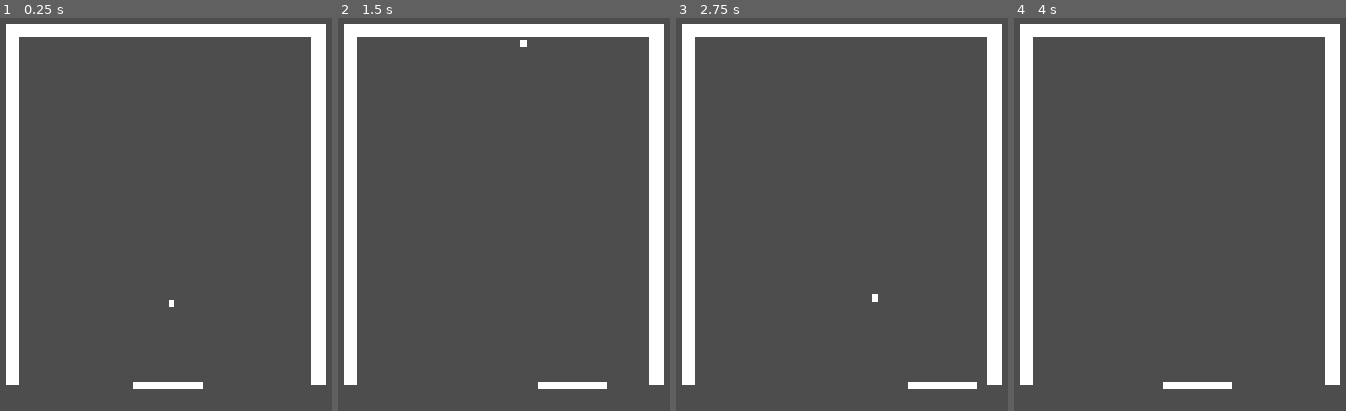
Above: before the commit, frames 1-4 (left to right).
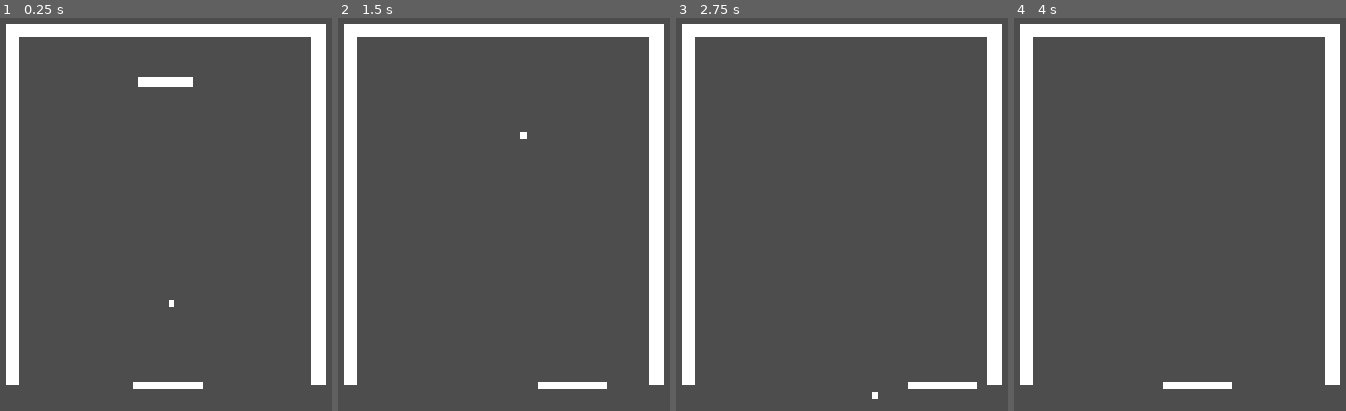
Above: after the commit, the same moments.

Repository: Gladorf/godot-breakout
Game: Godot game, scene res://main.tscn
Two runs of this game, one before a commit and one after it. Both use one fixed random seed, a clock stepped at 60 frames per second and the inputs below. The project has no main scene, so this scene is started directly.
Inputs:
- Up to frame 1 (0.25 s): no input
- Up to frame 2 (1.5 s): tap Enter at 0.5 s; hold Right (move_right) 0.53-1.28 s; hold Left (move_left) from 1.28 s (still down)
- Up to frame 3 (2.75 s): release Left (move_left) at 2.03 s; hold Right (move_right) from 2.03 s (still down)
- Up to frame 4 (4 s): tap Space at 3.5 s; release Right (move_right) at 3.53 s; hold Left (move_left) from 3.53 s (still down)

The runs differ from the first frame. In frame 1, 0.4% of the frame differs, in the area x 41-59%, y 15-18%; in frame 2, less than 0.1%; in frame 3, less than 0.1%; in frame 4, nothing differs.

Commit message:
Destruction de brick

Diff:
--- a/ball.gd
+++ b/ball.gd
@@ -7,3 +7,6 @@
 	var collision = move_and_collide(velocity*delta)
 	if collision:
 		velocity = velocity.bounce(collision.get_normal())
+		var collider = collision.get_collider()
+		if collider.has_method("destroy"):
+			collider.destroy()
--- /dev/null
+++ b/brick.gd
@@ -0,0 +1,4 @@
+extends StaticBody2D
+
+func destroy():
+	queue_free()
--- a/main.tscn
+++ b/main.tscn
@@ -2,8 +2,11 @@
 
 [ext_resource type="Script" uid="uid://y8rr517w3cso" path="res://paddle.gd" id="1_ig7tw"]
 [ext_resource type="Script" uid="uid://bqb5tut0ngoia" path="res://ball.gd" id="2_0xm2m"]
+[ext_resource type="Script" uid="uid://e1mp7psevxjx" path="res://brick.gd" id="3_h2yge"]
 
 [sub_resource type="RectangleShape2D" id="RectangleShape2D_7dm0k"]
+
+[sub_resource type="RectangleShape2D" id="RectangleShape2D_2golg"]
 
 [node name="Game" type="Node2D" unique_id=4718652]
 
@@ -56,3 +59,14 @@
 
 [node name="Polygon2D" type="Polygon2D" parent="Ball" unique_id=718086381]
 polygon = PackedVector2Array(5, 5, 5, -5, -5, -5, -5, 5)
+
+[node name="Brick" type="StaticBody2D" parent="." unique_id=122034715]
+position = Vector2(566, 127)
+script = ExtResource("3_h2yge")
+
+[node name="Polygon2D" type="Polygon2D" parent="Brick" unique_id=372326501]
+polygon = PackedVector2Array(-40, -7, 40, -7, 40, 7, -40, 7)
+
+[node name="CollisionShape2D" type="CollisionShape2D" parent="Brick" unique_id=1820624083]
+scale = Vector2(4, 0.7)
+shape = SubResource("RectangleShape2D_2golg")
Not shown, added: brick.gd.uid
Not shown, removed: AGENTS.md
